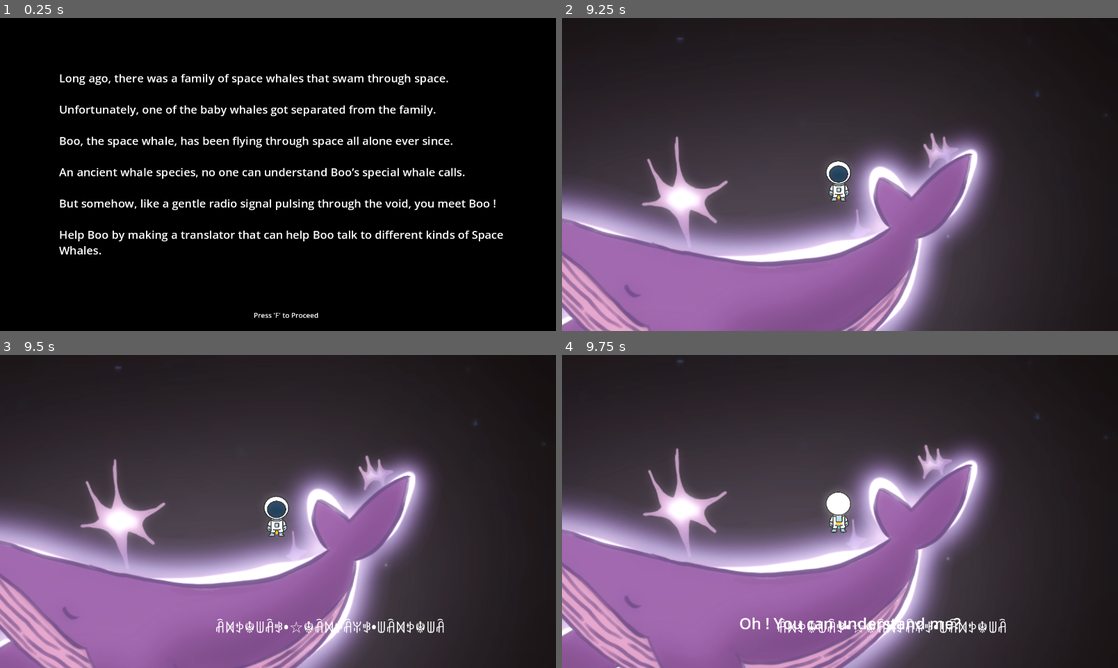
Above: before the commit, frames 1-4 (two rows, left to right).
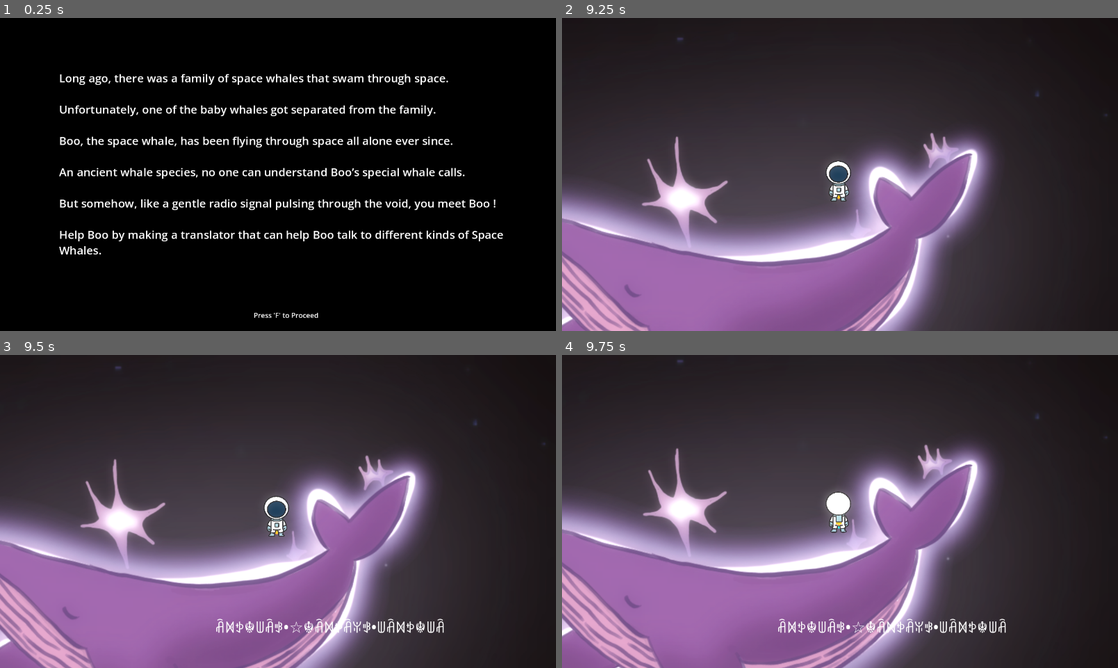
Above: after the commit, the same moments.

Repository: alexgaaranes/jame-gam-50
Game: Godot game, scene res://scenes/level/main.tscn
The game is run twice, just before and just after one commit, with the same random seed, the same clock (stepped at 60 frames per second) and the same inputs. This scene is started directly instead of the project's main scene. Sound files missing from this copy of the repository are replaced by a short silence.
Inputs (mouse positions are in pixels of both pictures, inside the frame that each line leads up to):
- Up to frame 1 (0.25 s): no input
- Up to frame 2 (9.25 s): tap F (Interact) at 0.5, 0.6, 2.1, 3.6, 5.1, 6.5, 6.6, 8.1 s; move the mouse to (962, 158) at 0.52 s; hold D (right) 0.53-1.25 s; click (962, 158) at 0.67 s; drag from (728, 190) to (812, 237) at 1.27 s; move the mouse to (895, 105) at 2.02 s; hold D (right) 2.03-2.75 s; click (895, 105) at 2.17 s; drag from (812, 237) to (673, 127) at 2.77 s; move the mouse to (1006, 221) at 3.52 s; hold A (left) 3.53-4.25 s; click (1006, 221) at 3.67 s; drag from (673, 127) to (756, 96) at 4.27 s; move the mouse to (867, 174) at 5.02 s; hold S (down) 5.03-5.75 s; click (867, 174) at 5.17 s; drag from (756, 96) to (728, 190) at 5.77 s; move the mouse to (962, 158) at 6.52 s; hold W (up) 6.53-7.25 s; click (962, 158) at 6.67 s; drag from (728, 190) to (723, 290) at 7.27 s; move the mouse to (895, 105) at 8.02 s; hold S (down) 8.03-8.75 s; click (895, 105) at 8.17 s; drag from (812, 237) to (673, 127) at 8.77 s
- Up to frame 3 (9.5 s): no input
- Up to frame 4 (9.75 s): move the mouse to (1006, 558) at 9.52 s; hold W (up) from 9.53 s (still down); tap F (Interact) at 9.6 s; click (1006, 558) at 9.67 s

Frames 1-3 are identical in both runs. In frame 4, 0.5% of the frame differs, in the area x 32-72%, y 83-88%.

Commit message:
fix: ending

Diff:
--- a/providers/global_audio.gd
+++ b/providers/global_audio.gd
@@ -5,6 +5,8 @@
 @onready var win_bgm = preload("res://assets/audio/win.mp3")
 @onready var menu_bgm = preload("res://assets/audio/main bg music.mp3")
 @onready var rocket_loop = preload("res://assets/audio/rocket loop.mp3")
+@onready var flick_lever = preload("res://assets/audio/clock(puzzle).mp3")
+@onready var electric_hum = preload("res://assets/audio/electric hum (puzzles maybe).mp3")
 
 var audio_player = null
 var bgm_player = null
@@ -44,6 +46,16 @@
 		await audio_player.finished
 		audio_player.volume_db = 0
 
+func play_flick_lever():
+	audio_player.stream = flick_lever
+	audio_player.play()
+	await audio_player.finished
+
+func play_electric_hum():
+	audio_player.stream = electric_hum
+	audio_player.play()
+	await audio_player.finished
+
 func play_listen_whale():
 	audio_player.stream = listen_whale
 	audio_player.play()
--- a/scenes/level/level2/level_2.gd
+++ b/scenes/level/level2/level_2.gd
@@ -13,6 +13,7 @@
 	you_win.visible = false
 	game_over.visible = false
 	timer.start(61)
+	GlobalAudio.play_electric_hum()
 
 # Called every frame. 'delta' is the elapsed time since the previous frame.
 func _process(delta: float) -> void:
--- a/scripts/hud.gd
+++ b/scripts/hud.gd
@@ -60,43 +60,52 @@
 	match dialogue:
 		0:
 			$Whale_Dialogue.visible = false
-			dialogue += 1
-			$Dialogue_Timer.start()
-			$Whale_Dialogue2.visible = true
+			if GlobalSignals.number_of_solved >= 3:
+				dialogue += 1
+				$Dialogue_Timer.start()
+				$Whale_Dialogue2.visible = true
+				GlobalAudio.play_listen_whale()
 		1:
 			$Whale_Dialogue2.visible = false
 			dialogue += 1
 			$Dialogue_Timer.start()
 			$Whale_Dialogue3.visible = true
+			GlobalAudio.play_listen_whale()
 		2:
 			$Whale_Dialogue3.visible = false
 			dialogue += 1
 			$Dialogue_Timer.start()
 			$Whale_Dialogue4.visible = true
+			GlobalAudio.play_listen_whale()
 		3:
 			$Whale_Dialogue4.visible = false
 			dialogue += 1
 			$Dialogue_Timer.start()
 			$Whale_Dialogue5.visible = true
+			GlobalAudio.play_listen_whale()
 		4:
 			$Whale_Dialogue5.visible = false
 			dialogue += 1
 			$Dialogue_Timer.start()
 			$Whale_Dialogue6.visible = true
+			GlobalAudio.play_listen_whale()
 		5:
 			$Whale_Dialogue6.visible = false
 			dialogue += 1
 			$Dialogue_Timer.start()
 			$Whale_Dialogue7.visible = true
+			GlobalAudio.play_listen_whale()
 		6:
 			$Whale_Dialogue7.visible = false
 			dialogue += 1
 			$Dialogue_Timer.start()
 			$Whale_Dialogue8.visible = true
+			GlobalAudio.play_listen_whale()
 		7:
 			$Whale_Dialogue8.visible = false
 			dialogue += 1
 			$Dialogue_Timer.start()
+			GlobalAudio.play_listen_whale()
 		8:
 			$ColorRect.visible = true
 			$Thank_You.visible = true
--- a/scripts/lever.gd
+++ b/scripts/lever.gd
@@ -16,6 +16,7 @@
 	is_on = !is_on
 	update_visual()
 	emit_signal("state_changed", is_on)
+	GlobalAudio.play_flick_lever()
 
 func update_visual():
 	$on_base.visible = is_on
